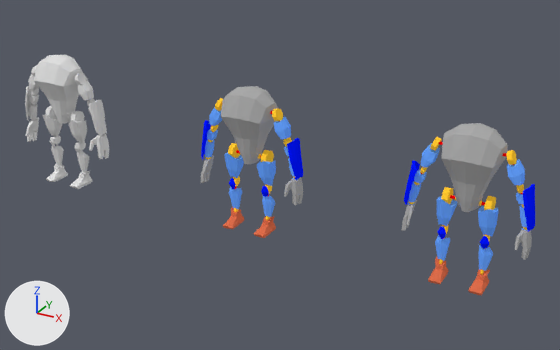
Renders of the Blender file Assets/Characters/Models/low_poly_bot.blend from each side of a commit.
Camera for both pictures: a 50 mm lens placed at (4.88, -8.09, 4.89), pointed at (0.35, 0.15, 0.77). The lights are fixed; the arrows at lower left show +X, +Y and +Z.

The older version as bpy lines, for what is in view:
```python
ob_low_poly_bot = bpy.data.objects.new('Low Poly Bot', me_cube)
ob_low_poly_bot.location = (0.0, 0.0, 0.0)
ob_low_poly_bot_unity = bpy.data.objects.new('Low Poly Bot Unity', me_cube_002)
ob_low_poly_bot_unity.location = (-3.224, 0.0, 0.0)
ob_original_model = bpy.data.objects.new('Original Model', me_cube_001)
ob_original_model.location = (2.9, 0.0, 0.0)
```
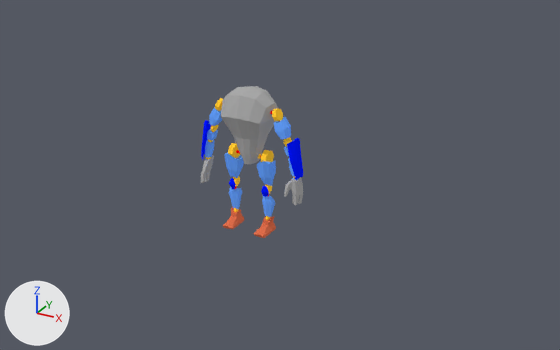
The change in detail:
Object 'Original Model' (ob_original_model) moves from (2.9, 0.0, 0.0) to (0.0, 0.0, 0.0).
Object 'Low Poly Bot Unity' (ob_low_poly_bot_unity) moves from (-3.224, 0.0, 0.0) to (0.0, 0.0, 0.0).
Object 'Low Poly Bot Unity' (ob_low_poly_bot_unity) is now hidden.

Changed parts and their boxes [x1, y1, x2, y2] in the pictures (560 x 350 px):
'Original Model', moved: before [402, 123, 535, 296]; after [201, 86, 303, 238]
'Low Poly Bot Unity', hidden: before [25, 55, 109, 189]
'Low Poly Bot', unchanged, covered by the edit: before [201, 86, 303, 238]
